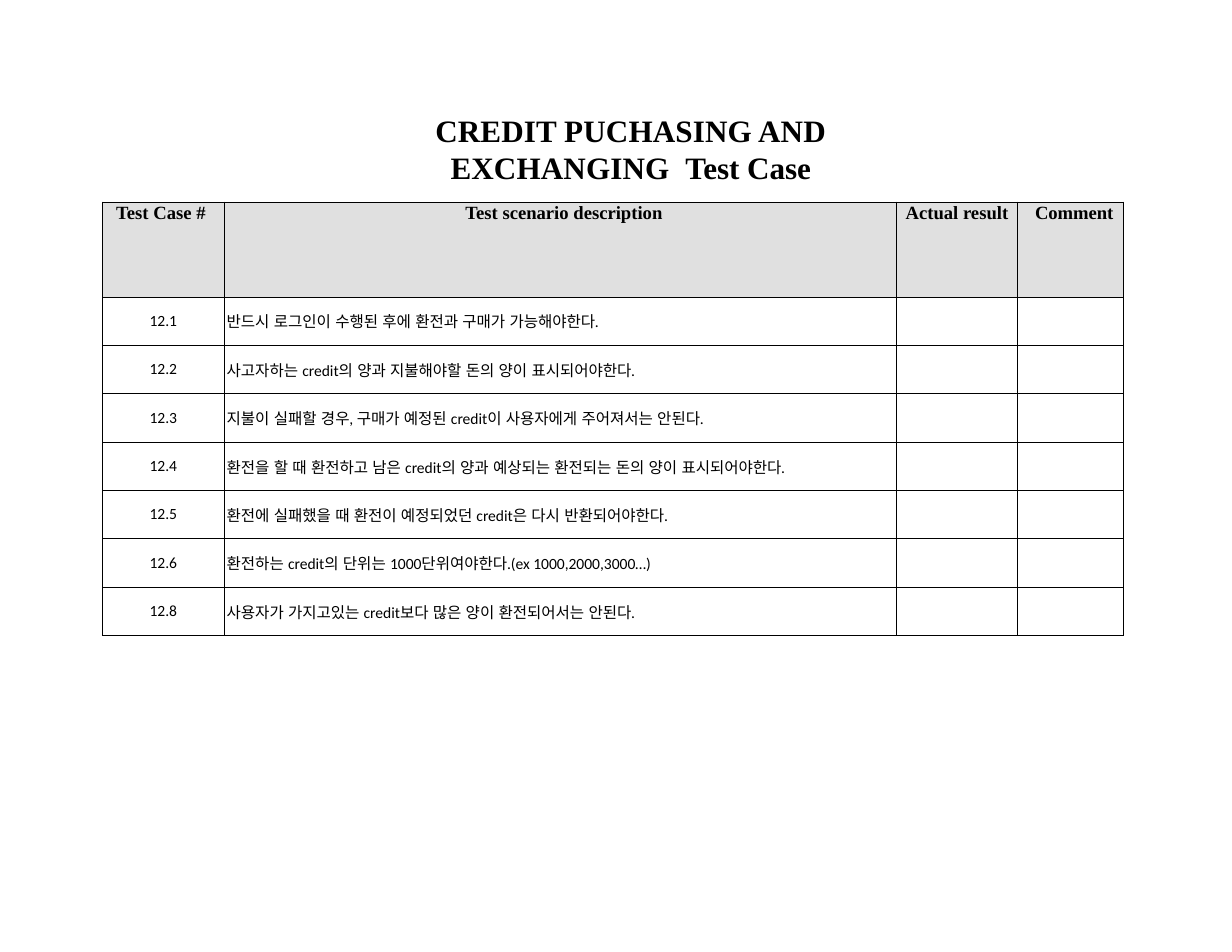
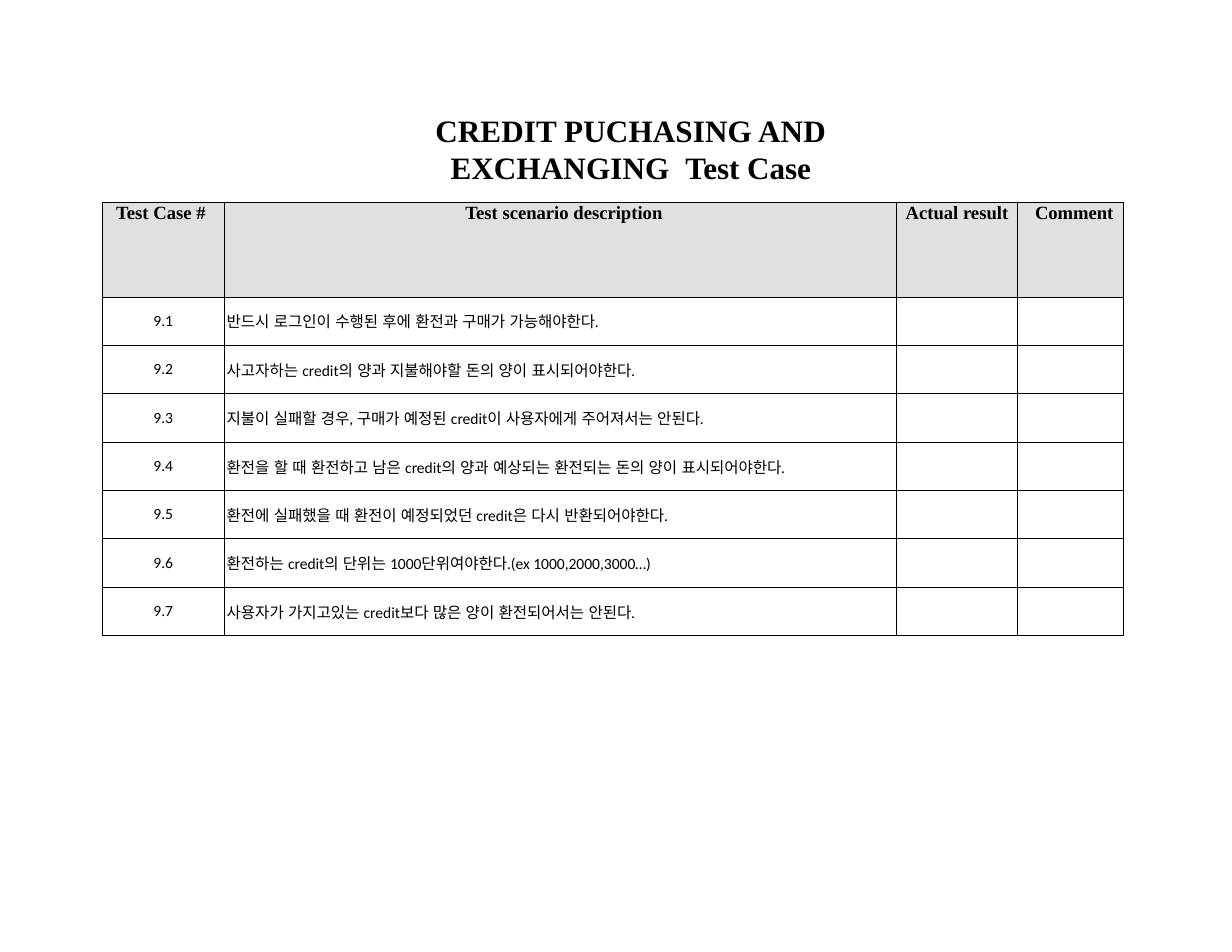
Before and after one commit to skkuse02/2019fall_41class_team3, a slide deck: slide 10 of docs/4. Testing/seteam3 qahub working scenario for testing.pptx. Drawn at 1232x952 pixels with LibreOffice and Linux fonts; fonts in the diff are those of the drawing. Boxes give left, top, right and bottom in pixels: in the first picture for what was removed or moved away, otherwise in the second. Text is boxed around its words. In the diff, an @@ line names an element or a change of style, - is before the commit and + after.

```diff
--- a/docs/4. Testing/seteam3 qahub working scenario for testing.pptx
+++ b/docs/4. Testing/seteam3 qahub working scenario for testing.pptx
@@ table at <box>103,202,1122,635</box> @@
-row 2, column 1: 12.1
+row 2, column 1: 9.1
-row 3, column 1: 12.2
+row 3, column 1: 9.2
-row 4, column 1: 12.3
+row 4, column 1: 9.3
-row 5, column 1: 12.4
+row 5, column 1: 9.4
-row 6, column 1: 12.5
+row 6, column 1: 9.5
-row 7, column 1: 12.6
+row 7, column 1: 9.6
-row 8, column 1: 12.8
+row 8, column 1: 9.7
```
Also in this commit, not shown: 12 other slides changed.
